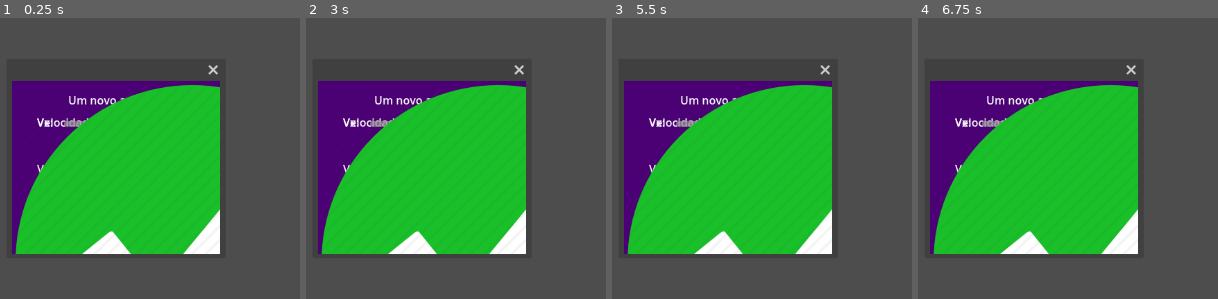
Above: before the commit, frames 1-4 (left to right).
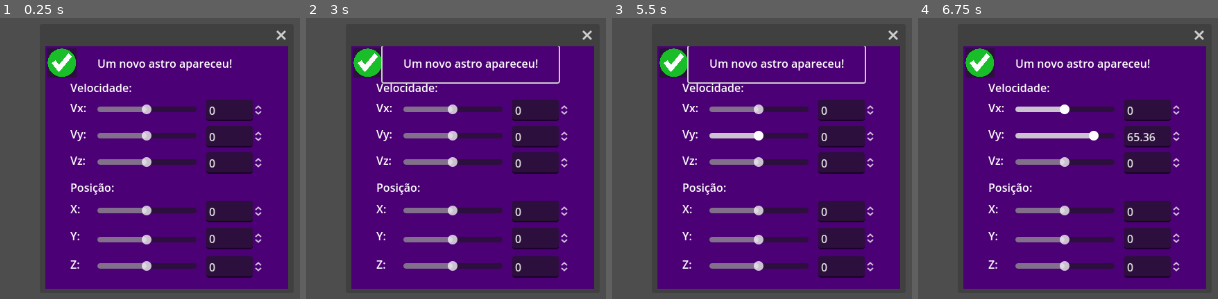
Above: after the commit, the same moments.

Repository: canhotuctor/skylab
Game: Godot game, scene res://Janelinhas/Janelhina_teste.tscn
The game is run twice, just before and just after one commit, with the same random seed, the same clock (stepped at 60 frames per second) and the same inputs. This scene is started directly instead of the project's main scene.
Inputs (mouse positions are in pixels of both pictures, inside the frame that each line leads up to; where the layout moved, square brackets give the same spot in the first picture):
- Up to frame 1 (0.25 s): no input
- Up to frame 2 (3 s): click (471, 62) at 0.52 s; click (369, 62) [498, 262] at 1.25 s; click (369, 62) [498, 262] at 2 s; tap Enter at 2.75 s; move the mouse to (outside the picture) at 2.77 s; hold Right (ui_right) from 2.78 s (still down); click (outside the picture) at 2.92 s
- Up to frame 3 (5.5 s): release Right (ui_right) at 3.5 s; tap Space at 3.5, 5 s; drag from (828, 223) to (outside the picture) at 3.52 s; tap Enter at 4.25 s; move the mouse to (outside the picture) at 4.27 s; hold Right (ui_right) 4.28-5 s; click (outside the picture) at 4.42 s; drag from (outside the picture) to (747, 133) at 5.02 s
- Up to frame 4 (6.75 s): tap Enter at 5.75 s; move the mouse to (outside the picture) at 5.77 s; hold Left (ui_left) 5.78-6.5 s; click (outside the picture) at 5.92 s; tap Space at 6.5 s; drag from (1053, 133) to (1173, 88) at 6.52 s

The runs differ from the first frame. In frame 1, 73% of the frame differs, in the area x 4-96%, y 4-97%; in frame 2, 73%; in frame 3, 73%; in frame 4, 73%.

Commit message:
Windows Update
Instantiate Window done

Diff:
--- a/Gravity Object/AnalyticPause.gd
+++ b/Gravity Object/AnalyticPause.gd
@@ -1,4 +1,6 @@
 extends Control
+@onready var paused = false
 
 func _on_pause_button_pressed():
 	get_tree().paused = not get_tree().paused
+	paused = not paused
--- /dev/null
+++ b/Janelinhas/InstantiateWindow.tscn
@@ -0,0 +1,14 @@
+[gd_scene load_steps=3 format=3 uid="uid://3b02l864c76k"]
+
+[ext_resource type="Script" path="res://Janelinhas/Window.gd" id="1_hl0us"]
+[ext_resource type="PackedScene" uid="uid://dpayqv32n0hfo" path="res://Janelinhas/janelinha.tscn" id="2_eqcy7"]
+
+[node name="Window" type="Window"]
+position = Vector2i(100, 100)
+size = Vector2i(350, 350)
+unresizable = true
+script = ExtResource("1_hl0us")
+
+[node name="Control2" parent="." instance=ExtResource("2_eqcy7")]
+
+[connection signal="close_requested" from="." to="." method="_on_close_requested"]
--- a/Janelinhas/Janelhina_teste.tscn
+++ b/Janelinhas/Janelhina_teste.tscn
@@ -1,12 +1,16 @@
-[gd_scene load_steps=2 format=3 uid="uid://c1pvehful1tju"]
+[gd_scene load_steps=3 format=3 uid="uid://c1pvehful1tju"]
 
+[ext_resource type="Script" path="res://Janelinhas/Window.gd" id="1_61ubs"]
 [ext_resource type="PackedScene" uid="uid://dpayqv32n0hfo" path="res://Janelinhas/janelinha.tscn" id="1_fi35g"]
 
 [node name="Node" type="Node"]
 
 [node name="Window" type="Window" parent="."]
-position = Vector2i(52, 150)
-size = Vector2i(300, 250)
+position = Vector2i(100, 100)
+size = Vector2i(350, 350)
 unresizable = true
+script = ExtResource("1_61ubs")
 
 [node name="Control2" parent="Window" instance=ExtResource("1_fi35g")]
+
+[connection signal="close_requested" from="Window" to="Window" method="_on_close_requested"]
--- /dev/null
+++ b/Janelinhas/Move.gd
@@ -0,0 +1,4 @@
+extends Button
+
+var dragging = false
+var drag_from = Vector2()
--- /dev/null
+++ b/Janelinhas/Window.gd
@@ -0,0 +1,4 @@
+extends Window
+
+func _on_close_requested():
+	queue_free()
--- a/Janelinhas/janelinha.gd
+++ b/Janelinhas/janelinha.gd
@@ -1,15 +1 @@
 extends Control
-
-
-# Called when the node enters the scene tree for the first time.
-func _ready():
-	pass # Replace with function body.
-
-
-# Called every frame. 'delta' is the elapsed time since the previous frame.
-func _process(delta):
-	pass
-
-
-func _on_exit_pressed():
-	queue_free()
--- a/Janelinhas/janelinha.tscn
+++ b/Janelinhas/janelinha.tscn
@@ -1,18 +1,12 @@
-[gd_scene load_steps=8 format=3 uid="uid://dpayqv32n0hfo"]
+[gd_scene load_steps=6 format=3 uid="uid://dpayqv32n0hfo"]
 
 [ext_resource type="PackedScene" uid="uid://umx6034yepvn" path="res://Janelinhas/vx.tscn" id="1_7d2un"]
 [ext_resource type="Script" path="res://Janelinhas/janelinha.gd" id="1_xf50j"]
 [ext_resource type="Texture2D" uid="uid://foxwipte0id" path="res://UI_source/ok-icon-3099.png" id="3_305ge"]
-[ext_resource type="Texture2D" uid="uid://betnlyoxqg8x7" path="res://UI_source/sairpng.png" id="4_8rrda"]
+[ext_resource type="Script" path="res://Janelinhas/Move.gd" id="5_mkpjq"]
 
 [sub_resource type="StyleBoxFlat" id="StyleBoxFlat_hcfpw"]
 bg_color = Color(0.294118, 0, 0.458824, 1)
-
-[sub_resource type="CanvasTexture" id="CanvasTexture_ieybd"]
-diffuse_texture = ExtResource("3_305ge")
-
-[sub_resource type="CanvasTexture" id="CanvasTexture_4s2yc"]
-diffuse_texture = ExtResource("4_8rrda")
 
 [node name="Control" type="Control"]
 layout_mode = 3
@@ -47,6 +41,8 @@
 
 [node name="Vx" parent="Panel/Velocidade" instance=ExtResource("1_7d2un")]
 layout_mode = 0
+offset_top = 29.0
+offset_bottom = 55.0
 
 [node name="Vx2" parent="Panel/Velocidade" instance=ExtResource("1_7d2un")]
 layout_mode = 0
@@ -75,44 +71,47 @@
 grow_vertical = 2
 text = "Posição:"
 
-[node name="Y" parent="Panel/Posição" instance=ExtResource("1_7d2un")]
-layout_mode = 0
-text = "X:"
-
 [node name="Z" parent="Panel/Posição" instance=ExtResource("1_7d2un")]
 layout_mode = 0
-offset_top = 64.0
-offset_bottom = 93.0
+offset_top = 70.0
+offset_bottom = 99.0
 text = "Y:"
 
 [node name="Vx" parent="Panel/Posição" instance=ExtResource("1_7d2un")]
 layout_mode = 0
-offset_top = 106.0
-offset_bottom = 132.0
+offset_top = 111.0
+offset_bottom = 137.0
 text = "Z:"
+
+[node name="Vx2" parent="Panel/Posição" instance=ExtResource("1_7d2un")]
+layout_mode = 0
+offset_top = 31.0
+offset_bottom = 57.0
+text = "X:"
 
 [node name="NovoAstro" type="Label" parent="Panel"]
 layout_mode = 0
-offset_left = 81.0
-offset_top = 16.0
-offset_right = 276.0
-offset_bottom = 42.0
+offset_left = 75.0
+offset_top = 13.0
+offset_right = 270.0
+offset_bottom = 39.0
 text = "Um novo astro apareceu!"
 
-[node name="OK" type="TextureButton" parent="Panel"]
+[node name="OK" type="Button" parent="Panel"]
 layout_mode = 0
-offset_left = 4.0
-offset_top = 5.0
-offset_right = 43.0
-offset_bottom = 44.0
-texture_normal = SubResource("CanvasTexture_ieybd")
-stretch_mode = 5
+offset_left = 3.0
+offset_top = 3.0
+offset_right = 523.0
+offset_bottom = 523.0
+scale = Vector2(0.08, 0.08)
+icon = ExtResource("3_305ge")
 
-[node name="Exit" type="TextureButton" parent="Panel"]
-offset_left = 299.0
-offset_right = 350.0
-offset_bottom = 48.0
-texture_normal = SubResource("CanvasTexture_4s2yc")
-stretch_mode = 5
+[node name="Move" type="Button" parent="Panel"]
+layout_mode = 0
+offset_left = 45.0
+offset_right = 299.0
+offset_bottom = 52.0
+flat = true
+script = ExtResource("5_mkpjq")
 
-[connection signal="pressed" from="Panel/Exit" to="." method="_on_exit_pressed"]
+[connection signal="pressed" from="Panel/Move" to="." method="_on_move_pressed"]
--- a/UI_source/DragNDropTest.gd
+++ b/UI_source/DragNDropTest.gd
@@ -9,14 +9,19 @@
 	if event is InputEventMouseButton:
 		dragging = (event.pressed and mouseInside)
 		if(not dragging):
-			# Talvez mudar a condição!
 			if(position.distance_to(initialPosition) > dragMinDist):
-				var planeta : GravityObject = load("res://Corpos/planeta1.tscn").instantiate()
-				planeta.position = camera.project_position(get_viewport().get_mouse_position(), 10)
-				planeta.linear_velocity = (camera.project_position(Input.get_last_mouse_velocity(), 10) - camera.project_position(Vector2.ZERO, 10))
-				#planeta.linear_velocity = 0.01*Vector3(Input.get_last_mouse_velocity().x, -1*Input.get_last_mouse_velocity().y,0)
-				get_tree().current_scene.add_child(planeta)
-				planeta.owner = get_tree().current_scene #necessario para salvar posteriormente pela função PackedScene.pack()
+				# Dynamic instantiate
+				if($"../../../AnalyticPause".paused == false):
+					var planeta : GravityObject = load("res://Corpos/planeta1.tscn").instantiate()
+					planeta.position = camera.project_position(get_viewport().get_mouse_position(), 10)
+					planeta.linear_velocity = (camera.project_position(Input.get_last_mouse_velocity(), 10) - camera.project_position(Vector2.ZERO, 10))
+					#planeta.linear_velocity = 0.01*Vector3(Input.get_last_mouse_velocity().x, -1*Input.get_last_mouse_velocity().y,0)
+					get_tree().current_scene.add_child(planeta)
+					planeta.owner = get_tree().current_scene #necessario para salvar posteriormente pela função PackedScene.pack()
+
+				# Analytic Instantiate:
+				else:
+					var window = "res://Janelinhas/janelinha.tscn"
 
 			position = initialPosition
 
